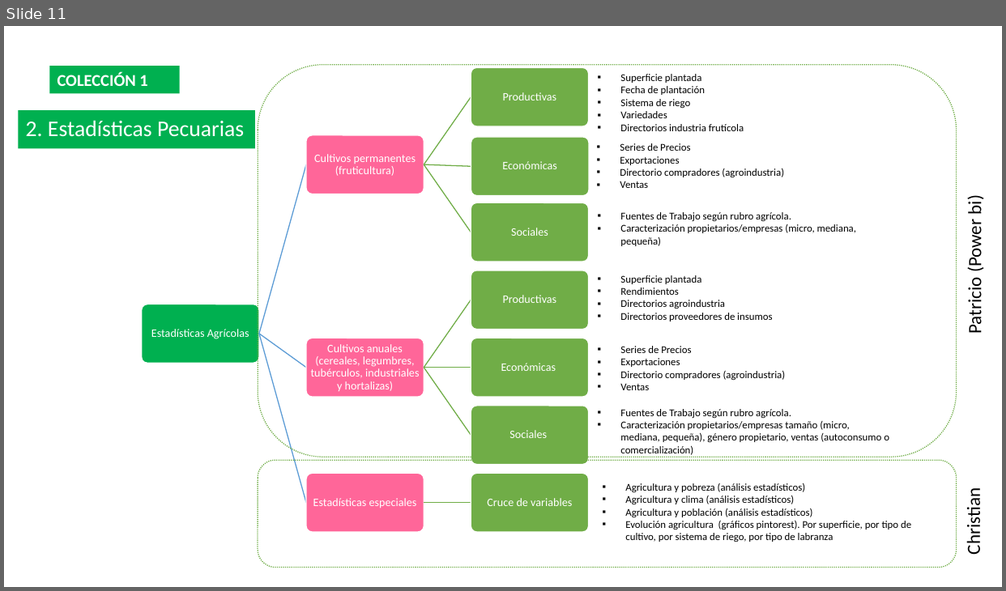
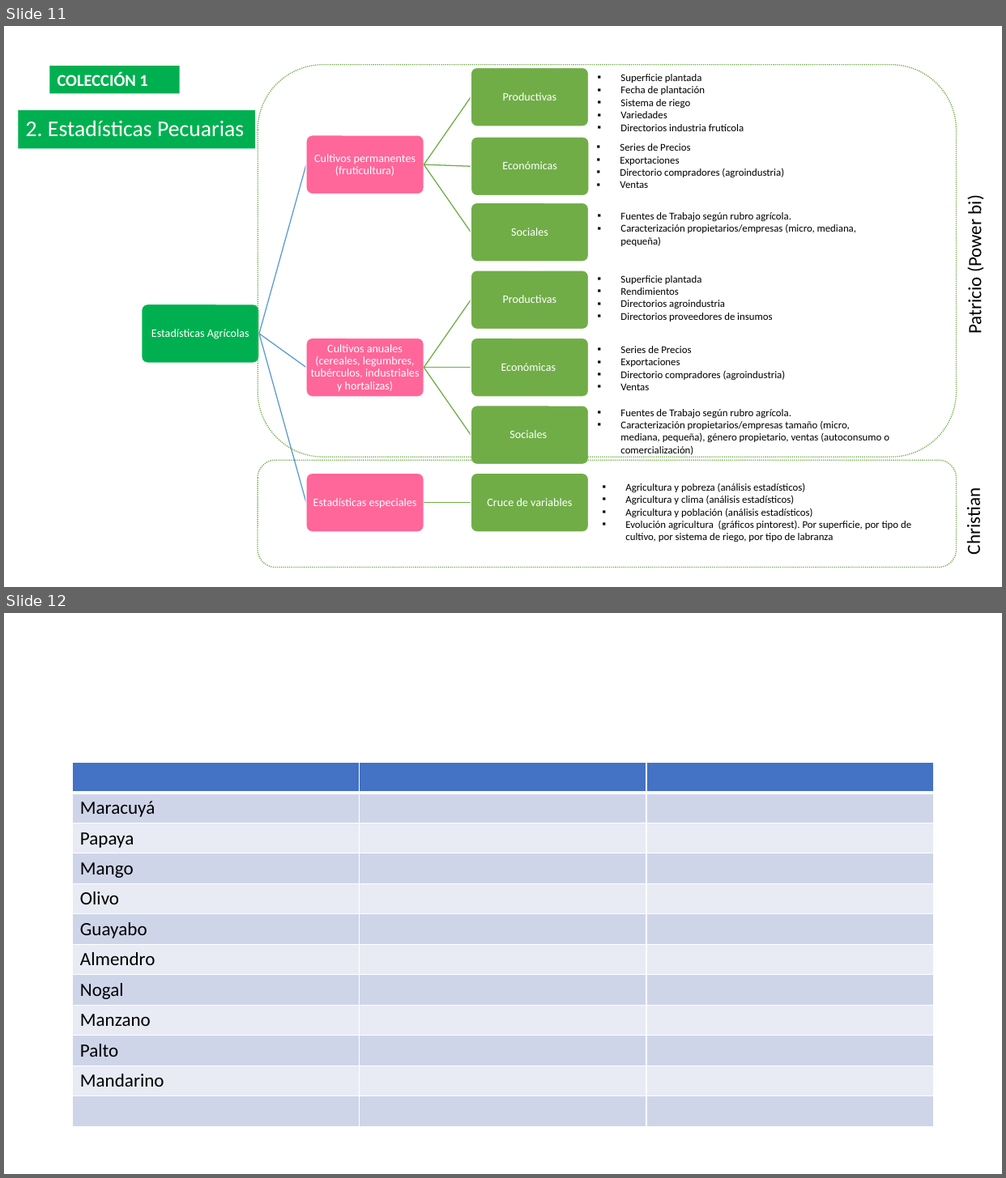
Before and after one commit to Sud-Austral/DATA-AGRO, a slide deck: Repositorio Agricultura/Para power bi/Chile/Agricola/Power Bi (variables a mostrar).pptx. Shown one above the other, each under a label of ours: slide 11 before the commit, slides 11 and 12 after it. The pictures are 1006x591 and 1006x1178 pixels, drawn with LibreOffice and Linux fonts; fonts in the diff are those of the drawing. Boxes give left, top, right and bottom in pixels: in the first picture for what was removed or moved away, otherwise in the second. Text is boxed around its words. In the diff, an @@ line names an element or a change of style, - is before the commit and + after.

```diff
--- a/Repositorio Agricultura/Para power bi/Chile/Agricola/Power Bi (variables a mostrar).pptx
+++ b/Repositorio Agricultura/Para power bi/Chile/Agricola/Power Bi (variables a mostrar).pptx
@@ slide 12 added at bbox=[4, 613, 1002, 1174], background #FFFFFF @@
@@ table added at bbox=[73, 763, 933, 1127], 12 rows, 3 columns @@
+ |  | 
+Maracuyá |  | 
+Papaya |  | 
+Mango |  | 
+Olivo |  | 
+Guayabo |  | 
+Almendro |  | 
+Nogal |  | 
+Manzano |  | 
+Palto |  | 
+Mandarino |  | 
+ |  | 
```
Also in this commit, not shown: 6 other files.
